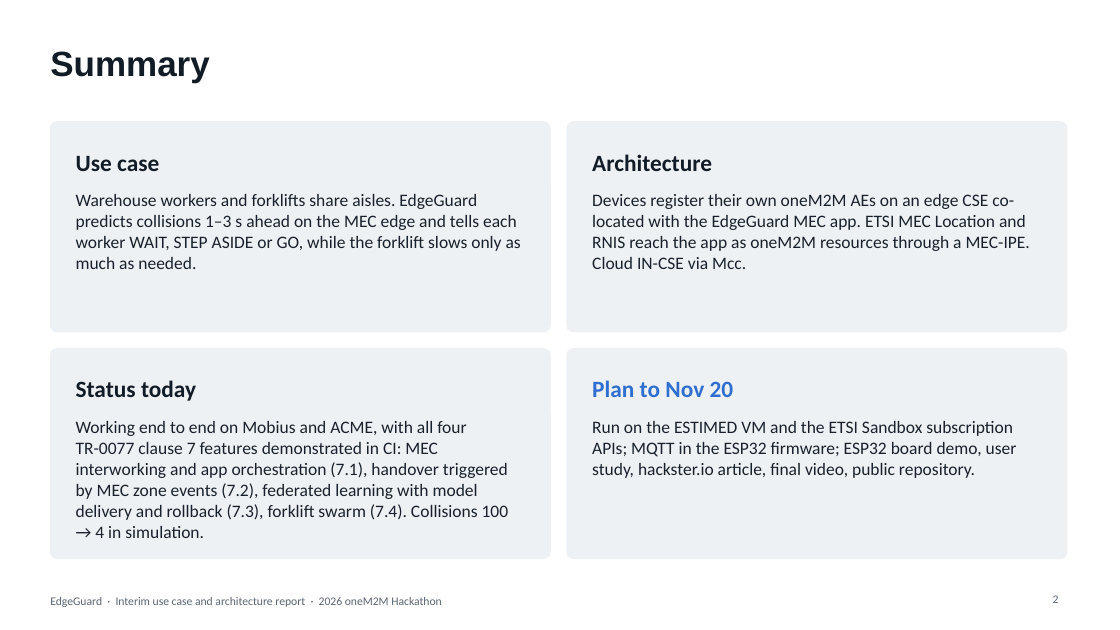
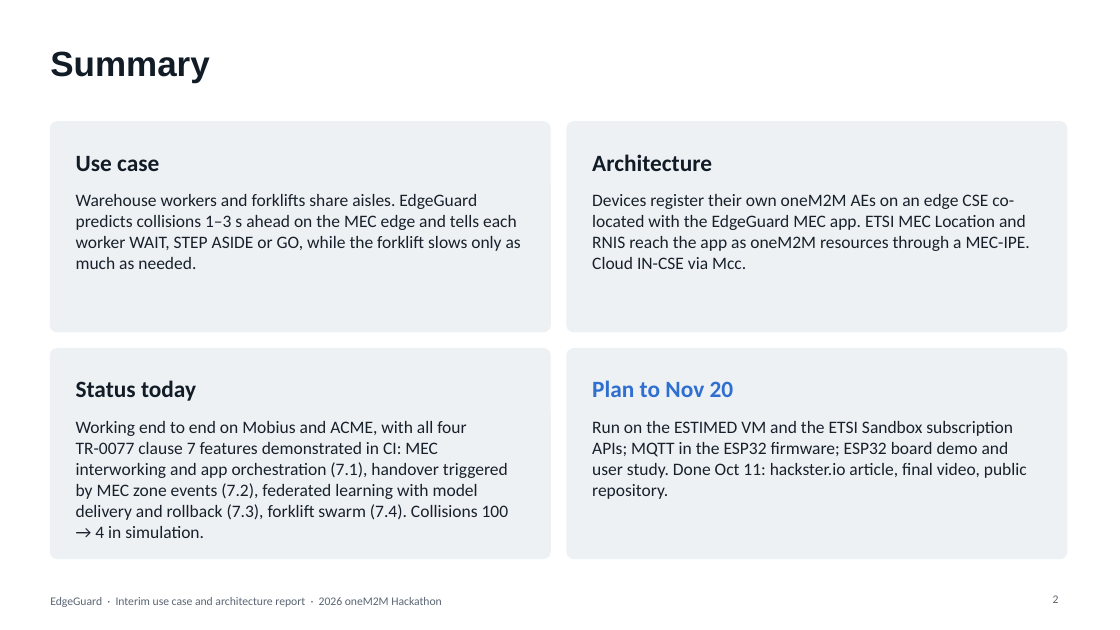
Before and after one commit to ljw22112/Edgeguard, a slide deck: slide 2 of docs/submissions/EdgeGuard_Interim_Report.pptx. Drawn at 1120x630 pixels with LibreOffice and Linux fonts; fonts in the diff are those of the drawing. Boxes give left, top, right and bottom in pixels: in the first picture for what was removed or moved away, otherwise in the second. Text is boxed around its words. In the diff, an @@ line names an element or a change of style, - is before the commit and + after.

```diff
--- a/docs/submissions/EdgeGuard_Interim_Report.pptx
+++ b/docs/submissions/EdgeGuard_Interim_Report.pptx
@@ text at [592,421,1027,499]: text changed @@
-Run on the ESTIMED VM and the ETSI Sandbox subscription APIs; MQTT in the ESP32 firmware; ESP32 board demo, user study, hackster.io article, final video, public repository.
+Run on the ESTIMED VM and the ETSI Sandbox subscription APIs; MQTT in the ESP32 firmware; ESP32 board demo and user study. Done Oct 11: hackster.io article, final video, public repository.
```
Also in this commit, not shown: 4 other slides changed.
